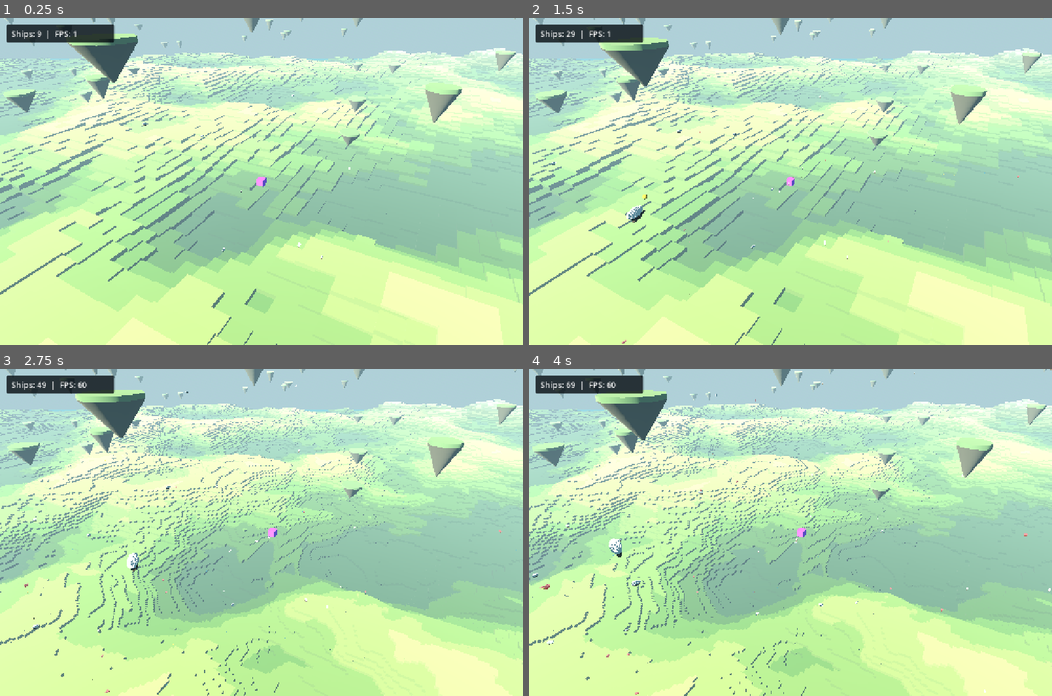
Above: before the commit, frames 1-4 (two rows, left to right).
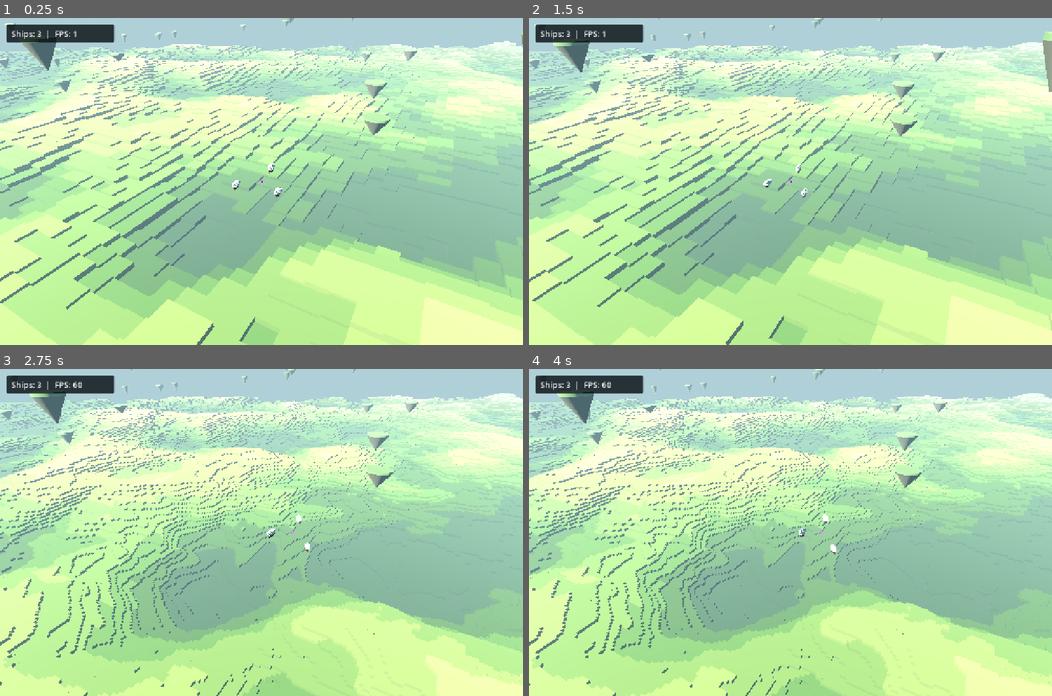
Above: after the commit, the same moments.

Repository: skalibran/skies-of-aerwyth
Game: Godot game, scene res://scenes/world/journey.tscn
The game is run twice, just before and just after one commit, with the same random seed, the same clock (stepped at 60 frames per second) and the same inputs.
Inputs (mouse positions are in pixels of both pictures, inside the frame that each line leads up to):
- Up to frame 1 (0.25 s): no input
- Up to frame 2 (1.5 s): move the mouse to (905, 165) at 0.52 s; tap S (camera_pan_back) at 0.6 s; click (905, 165) at 0.67 s; drag from (685, 197) to (764, 246) at 1.27 s
- Up to frame 3 (2.75 s): move the mouse to (313, 460) at 2.02 s; tap A (camera_pan_left) at 2.1 s; click (313, 460) at 2.17 s
- Up to frame 4 (4 s): drag from (764, 597) to (633, 483) at 2.77 s; move the mouse to (947, 581) at 3.52 s; hold Right mouse button (camera_rotate_hold) from 3.53 s (still down); click (947, 581) at 3.67 s

The runs differ from the first frame. In frame 1, 39% of the frame differs, in the area x 0-100%, y 0-100%; in frame 2, 39%; in frame 3, 38%; in frame 4, 38%.

Commit message:
start tuning

Diff:
--- a/scenes/camera/orbit_camera.tscn
+++ b/scenes/camera/orbit_camera.tscn
@@ -8,7 +8,7 @@
 camera = NodePath("Camera3D")
 
 [node name="Camera3D" type="Camera3D" parent="."]
-position = Vector3(0, 0, 1800)
+position = Vector3(0, 0, 600)
 current = true
 fov = 55.0
 near = 3.0
--- a/scenes/ships/kestrel.tscn
+++ b/scenes/ships/kestrel.tscn
@@ -13,6 +13,13 @@
 height = 31.0
 
 [node name="Kestrel" unique_id=354340340 node_paths=PackedStringArray("mounted_slots", "death_smoke_points") instance=ExtResource("1")]
+maximum_speed = 50.0
+acceleration = 4.0
+braking = 6.0
+climb_speed = 5.0
+yaw_speed_degrees = 12.0
+yaw_acceleration_degrees = 10.0
+lateral_drag = 0.7
 mounted_slots = [NodePath("VisualRoot/LeftSlot"), NodePath("VisualRoot/RightSlot")]
 death_smoke_scene = ExtResource("7")
 death_smoke_points = NodePath("VisualRoot/DeathSmokePoints")
--- a/scenes/world/journey.tscn
+++ b/scenes/world/journey.tscn
@@ -11,7 +11,6 @@
 [ext_resource type="PackedScene" path="res://scenes/terrain/voxel_terrain.tscn" id="9"]
 [ext_resource type="Script" path="res://scripts/world/journey_progress.gd" id="10"]
 [ext_resource type="Script" path="res://scripts/combat/projectile_controller.gd" id="12"]
-[ext_resource type="Script" path="res://scripts/combat/combat_spawner.gd" id="13"]
 [ext_resource type="PackedScene" path="res://scenes/water/water.tscn" id="11"]
 [ext_resource type="Script" path="res://scripts/ships/wreck_controller.gd" id="14"]
 [ext_resource type="PackedScene" path="res://scenes/ui/performance_overlay.tscn" id="15"]
@@ -41,11 +40,11 @@
 
 [sub_resource type="BoxMesh" id="AnchorMesh"]
 material = SubResource("AnchorMaterial")
-size = Vector3(40, 40, 40)
+size = Vector3(4, 4, 4)
 
-[node name="Journey" type="Node3D" node_paths=PackedStringArray("initial_ships", "fleet", "origin", "island_spawner", "camera_rig", "terrain", "water", "progression", "projectiles", "combat_spawner", "wreck_controller")]
+[node name="Journey" type="Node3D" node_paths=PackedStringArray("initial_ships", "fleet", "origin", "island_spawner", "camera_rig", "terrain", "water", "progression", "projectiles", "wreck_controller")]
 script = ExtResource("1")
-initial_ships = Array[NodePath]([NodePath("Ships/Ship1"), NodePath("Ships/Ship2"), NodePath("Ships/Ship3"), NodePath("Ships/Ship4"), NodePath("Ships/Ship5"), NodePath("Ships/Ship6"), NodePath("Ships/Ship7"), NodePath("Ships/Ship8"), NodePath("Ships/Ship9")])
+initial_ships = Array[NodePath]([NodePath("Ships/Ship1"), NodePath("Ships/Ship2"), NodePath("Ships/Ship3")])
 fleet = NodePath("FleetController")
 origin = NodePath("FloatingOrigin")
 island_spawner = NodePath("IslandSpawner")
@@ -54,7 +53,6 @@
 water = NodePath("Water")
 progression = NodePath("Progression")
 projectiles = NodePath("Projectiles")
-combat_spawner = NodePath("CombatSpawner")
 wreck_controller = NodePath("WreckController")
 
 [node name="Projectiles" type="Node3D" parent="."]
@@ -64,10 +62,6 @@
 script = ExtResource("14")
 terrain = NodePath("../VoxelTerrain")
 origin = NodePath("../FloatingOrigin")
-
-[node name="CombatSpawner" type="Node" parent="."]
-script = ExtResource("13")
-ship_scene = ExtResource("2")
 
 [node name="VoxelTerrain" parent="." node_paths=PackedStringArray("origin", "progression") instance=ExtResource("9")]
 origin = NodePath("../FloatingOrigin")
@@ -107,6 +101,11 @@
 script = ExtResource("3")
 anchor = NodePath("../FleetAnchor")
 average_focus = NodePath("../FleetAverage")
+formation_extent = Vector3(120, 60, 120)
+wander_step_radius = 40.0
+wander_speed = 8.0
+cruise_speed = 25.0
+acceleration = 3.0
 
 [node name="FloatingOrigin" type="Node" parent="."]
 script = ExtResource("4")
@@ -115,40 +114,16 @@
 position = Vector3(0, 3800, 0)
 
 [node name="Ship1" parent="Ships" instance=ExtResource("2")]
-position = Vector3(-400, -400, -400)
+position = Vector3(-45, -10, 20)
 entity_id = 1
 
 [node name="Ship2" parent="Ships" instance=ExtResource("2")]
-position = Vector3(0, 400, -400)
+position = Vector3(0, 10, -40)
 entity_id = 2
 
 [node name="Ship3" parent="Ships" instance=ExtResource("2")]
-position = Vector3(400, 0, -400)
+position = Vector3(45, 0, 20)
 entity_id = 3
-
-[node name="Ship4" parent="Ships" instance=ExtResource("2")]
-position = Vector3(-400, 200, 0)
-entity_id = 4
-
-[node name="Ship5" parent="Ships" instance=ExtResource("2")]
-position = Vector3(0, 0, 0)
-entity_id = 5
-
-[node name="Ship6" parent="Ships" instance=ExtResource("2")]
-position = Vector3(400, -400, 0)
-entity_id = 6
-
-[node name="Ship7" parent="Ships" instance=ExtResource("2")]
-position = Vector3(-400, 400, 400)
-entity_id = 7
-
-[node name="Ship8" parent="Ships" instance=ExtResource("2")]
-position = Vector3(0, -200, 400)
-entity_id = 8
-
-[node name="Ship9" parent="Ships" instance=ExtResource("2")]
-position = Vector3(400, 0, 400)
-entity_id = 9
 
 [node name="Islands" type="Node3D" parent="."]
 
--- a/scripts/camera/fleet_camera.gd
+++ b/scripts/camera/fleet_camera.gd
@@ -5,11 +5,11 @@
 
 @export var camera: Camera3D
 @export var fleet: FleetController
-@export_range(100.0, 12000.0) var orbit_distance: float = 1800.0
+@export_range(100.0, 12000.0) var orbit_distance: float = 600.0
 @export_range(50.0, 500.0) var minimum_orbit_distance: float = 100.0
 @export_range(500.0, 20000.0) var maximum_orbit_distance: float = 12000.0
-@export_range(10.0, 1000.0) var zoom_step: float = 200.0
-@export_range(10.0, 5000.0) var zoom_speed: float = 1200.0
+@export_range(10.0, 1000.0) var zoom_step: float = 25.0
+@export_range(10.0, 5000.0) var zoom_speed: float = 300.0
 @export_range(1.0, 10.0) var sprint_multiplier: float = 3.0
 @export_range(800.0, 20000.0) var viewing_radius: float = 9000.0
 @export_range(10.0, 5000.0) var pan_speed: float = 1000.0
--- a/scripts/fleet/fleet_controller.gd
+++ b/scripts/fleet/fleet_controller.gd
@@ -7,6 +7,8 @@
 ## X starts inward combat steering and ends regrouping; Y breaks off pursuit.
 @export var combat_radii := Vector2(1800.0, 2600.0)
 @export_range(30.0, 400.0) var wander_step_radius: float = 160.0
+## Maximum travel correction relative to the moving anchor, in meters per second.
+@export_range(1.0, 100.0) var wander_speed: float = 30.0
 @export_range(1.0, 300.0) var cruise_speed: float = 90.0
 @export_range(1.0, 100.0) var acceleration: float = 15.0
 @export_range(0.0, 1000.0) var comfortable_gap: float = 80.0
@@ -71,4 +73,5 @@
 
 func _initialize_travel(ship: Airship) -> void:
 	assert(formation_extent.x > 0.0 and formation_extent.y > 0.0 and formation_extent.z > 0.0)
+	ship.travel.correction_speed = wander_speed
 	ship.travel.initialize(ship.global_position - anchor.global_position, ship.entity_id * 104729, formation_extent, wander_step_radius)
--- a/scripts/tools/check_combat.gd
+++ b/scripts/tools/check_combat.gd
@@ -161,7 +161,7 @@
 	_check(player.maximum_health == 500 and player.current_health == 500 and enemy.current_health == 500, "Both factions start with 500 health.")
 	await physics_frame
 	_check(Factions.are_hostile(player.faction, enemy.faction) and not Factions.are_hostile(player.faction, &"visitors"), "String factions share one hostility rule.")
-	_check(player.mounted_slots.size() == 2 and player.maximum_speed == 180 and is_equal_approx(player.hull_radius, 10.5), "Kestrel retains flight tuning and two mounts with its fitted model collider.")
+	_check(player.mounted_slots.size() == 2 and player.maximum_speed == 50 and is_equal_approx(player.hull_radius, 10.5), "Kestrel uses its authored flight tuning and two mounts with its fitted model collider.")
 	_check(player.preferred_combat_positions == PackedStringArray(["front_left", "left_back", "back", "back_right", "right", "front_right"]), "Kestrel preserves the specified enabled bearings.")
 	var left := player.mounted_slots[0]
 	var right := player.mounted_slots[1]
@@ -392,6 +392,10 @@
 func _check_journey() -> void:
 	var journey := JOURNEY.instantiate() as Journey
 	root.add_child(journey)
+	var spawner := CombatSpawner.new()
+	spawner.ship_scene = KESTREL
+	journey.add_child(spawner)
+	var starting_players := journey.ships.size()
 	journey.set_physics_process(false)
 	var stationary := journey.ships[0]
 	stationary.linear_velocity = Vector3.FORWARD * 100.0
@@ -411,6 +415,7 @@
 	for tick in range(180 * _rate):
 		await physics_frame
 		var start := Time.get_ticks_usec()
+		spawner.step(_delta, journey)
 		journey.step_simulation(_delta)
 		timings.append(float(Time.get_ticks_usec() - start) / 1000.0)
 		var enemies: int = 0
@@ -436,9 +441,9 @@
 					if Vector2(offset.x, offset.z).length_squared() <= radius * radius:
 						_check(island in candidates, "Spatial island filtering retains every potentially relevant obstacle through travel and rebasing.")
 		if tick == _rate - 2:
-			_check(enemies == 0 and players == 9, "First batch waits one second and retains the nine starting player ships.")
+			_check(enemies == 0 and players == starting_players, "The opt-in fixture waits one second before adding ships to the starting fleet.")
 		if tick == _rate:
-			_check(enemies == 10 and players == 19, "Each scheduled batch adds ten ships to each faction.")
+			_check(enemies == 10 and players == starting_players + 10, "Each scheduled fixture batch adds ten ships to each faction.")
 		if tick == 20 * _rate:
 			_check(journey.projectiles.fired_count > 0, "Both fleets close and begin firing.")
 		if tick == 30 * _rate:
@@ -452,8 +457,8 @@
 			journey.camera_rig.focus_fleet()
 			journey.camera_rig.zoom(2200.0 - journey.camera_rig.camera.position.z)
 	_check(journey.projectiles.damaging_hits > 0 and journey.destroyed_count > 0, "Combat causes damage and retires destroyed ships into falling wrecks.")
-	_check(journey.combat_spawner.batches == 180, "Spawner continues on one-second cadence.")
-	_check(maximum_players > 9 and maximum_enemies > 0, "Both combat populations receive reinforcements despite ongoing casualties; controlled batches below verify the caps.")
+	_check(spawner.batches == 180, "Spawner continues on one-second cadence.")
+	_check(maximum_players > starting_players and maximum_enemies > 0, "Both combat populations receive reinforcements despite ongoing casualties; controlled batches below verify the caps.")
 	_check(maximum_anchor_distance < 4500.0 and maximum_mean_distance < 1800.0, "Three minutes of full-fleet combat stay near the anchor with room for turns and island detours.")
 	if _visual:
 		journey.camera_rig.focus_fleet()
@@ -465,28 +470,28 @@
 	var demo_result := {"seconds": 180, "shots": journey.projectiles.fired_count, "damage_hits": journey.projectiles.damag …(347 unchanged characters)…
 	demo_result["max_observed_speed"] = maximum_speed
 	# Cap, partial refill, retargeting, and empty-fleet behavior use controlled state.
-	journey.combat_spawner.enabled = false
+	spawner.enabled = false
 	for ship in journey.ships.duplicate():
 		journey.unregister_ship(ship)
 		ship.queue_free()
 	journey.projectiles.clear()
 	await process_frame
-	journey.combat_spawner.enabled = true
-	journey.combat_spawner.spawn_radius = Vector2(1500, 2800)
+	spawner.enabled = true
+	spawner.spawn_radius = Vector2(1500, 2800)
 	journey.fleet.average_focus.global_position = journey.fleet.anchor.global_position + Vector3(10000, 1000, 10000)
 	for batch in range(10):
 		await physics_frame
 		if batch == 5:
 			journey.origin.shift_segments(-1)
-		journey.combat_spawner.step(1, journey)
+		spawner.step(1, journey)
 	_check(_faction_count(journey, Factions.PLAYER) == 100 and _faction_count(journey, Factions.ENEMY) == 100, "Ten unobstructed batches fill both faction caps.")
 	for ship in journey.ships:
 		var offset := ship.global_position - journey.fleet.anchor.global_position
 		var radius := Vector2(offset.x, offset.z).length()
-		_check(radius >= 1499.9 and radius <= 2800.1 and absf(offset.y) <= journey.combat_spawner.altitude_spread + 0.1, "Both factions respect the authored anchor-relative spawn region despite a displaced fleet average and rebasing.")
-	var spawned := journey.combat_spawner.spawned_count
-	journey.combat_spawner.step(10, journey)
-	_check(journey.combat_spawner.spawned_count == spawned, "Capped batches do not accumulate spawns.")
+		_check(radius >= 1499.9 and radius <= 2800.1 and absf(offset.y) <= spawner.altitude_spread + 0.1, "Both factions respect the authored anchor-relative spawn region despite a displaced fleet average and rebasing.")
+	var spawned := spawner.spawned_count
+	spawner.step(10, journey)
+	_check(spawner.spawned_count == spawned, "Capped batches do not accumulate spawns.")
 	var removed_players: int = 0
 	var removed_enemies: int = 0
 	for ship in journey.ships:
@@ -501,11 +506,11 @@
 	await process_frame
 	_check(journey.ships.size() == 188 and journey.camera_rig.mode == FleetCamera.Mode.FLEET, "Death removes membership and restores camera focus without immediate replenishment.")
 	await physics_frame
-	journey.combat_spawner.step(1, journey)
-	_check(_faction_count(journey, Factions.PLAYER) == 100 and _faction_count(journey, Factions.ENEMY) == 99 and journey.combat_spawner.spawned_count == spawned + 11, "Each faction refills at most ten ships without exceeding its own capacity.")
-	await physics_frame
-	journey.combat_spawner.step(1, journey)
-	_check(journey.ships.size() == 200 and journey.combat_spawner.spawned_count == spawned + 12, "The following second restores the remaining enemy vacancy.")
+	spawner.step(1, journey)
+	_check(_faction_count(journey, Factions.PLAYER) == 100 and _faction_count(journey, Factions.ENEMY) == 99 and spawner.spawned_count == spawned + 11, "Each faction refills at most ten ships without exceeding its own capacity.")
+	await physics_frame
+	spawner.step(1, journey)
+	_check(journey.ships.size() == 200 and spawner.spawned_count == spawned + 12, "The following second restores the remaining enemy vacancy.")
 	var ids: Dictionary[int, bool] = {}
 	for ship in journey.ships:
 		_check(not ids.has(ship.entity_id), "Spawned ships have unique IDs.")
@@ -523,14 +528,14 @@
 	blocked_ship.take_damage(blocked_ship.maximum_health, Factions.ENEMY if blocked_ship.faction == Factions.PLAYER else Factions.PLAYER)
 	journey.step_simulation(0)
 	await physics_frame
-	journey.combat_spawner.step(1, journey)
+	spawner.step(1, journey)
 	_check(journey.ships.size() == 199, "Blocked placement exhausts bounded attempts without overlapping a collider.")
 	blocker.queue_free()
 	await process_frame
 	await physics_frame
-	journey.combat_spawner.step(1, journey)
+	spawner.step(1, journey)
 	_check(journey.ships.size() == 200, "Placement retries on a later scheduled batch.")
-	journey.combat_spawner.enabled = false
+	spawner.enabled = false
 	for ship in journey.ships:
 		if ship.faction == Factions.PLAYER:
 			ship.take_damage(ship.maximum_health, Factions.ENEMY)
--- a/scripts/tools/check_combat_scale.gd
+++ b/scripts/tools/check_combat_scale.gd
@@ -48,7 +48,6 @@
 	root.add_child(_journey)
 	_journey.set_physics_process(false)
 	_journey.profile_steps = true
-	_journey.combat_spawner.enabled = false
 	_build_fleets()
 	var debug := _journey.get_node("FleetAnchor/NavigationDebug") as ShipNavigationDebug
 	debug.enabled = false
@@ -126,6 +125,9 @@
 
 
 func _build_fleets() -> void:
+	# Preserve the benchmark's large-fleet volume independently of starter tuning.
+	_journey.fleet.formation_extent = Vector3(1800, 1200, 1800)
+	_journey.fleet.wander_step_radius = 160.0
 	for ship in _journey.ships.duplicate():
 		_journey.unregister_ship(ship)
 		ship.queue_free()
--- a/scripts/tools/check_combat_targeting.gd
+++ b/scripts/tools/check_combat_targeting.gd
@@ -310,7 +310,6 @@
 		var journey := JOURNEY.instantiate() as Journey
 		root.add_child(journey)
 		journey.set_physics_process(false)
-		journey.combat_spawner.enabled = false
 		for ship in journey.ships:
 			ship.freeze = true
 		var player := journey.ships[0]
@@ -357,7 +356,7 @@
 			else:
 				enemy.queue_free()
 			await process_frame
-			_check(journey.ships.size() == 9 and not player.combat.has_target() and weapon.firing_target == null, "Death, explicit unregistering, and external deletion clear registry, pursuit, and firing references.")
+			_check(journey.ships.size() == 3 and not player.combat.has_target() and weapon.firing_target == null, "Death, explicit unregistering, and external deletion clear registry, pursuit, and firing references.")
 			_check(weapon._shortlist.is_empty() and journey.combat_perception.weapon_candidates(player).is_empty(), "Removed targets cannot survive in shortlist or query caches.")
 			_check(slot.assign_equipment(slot.equipment_scene), "A mounted weapon can be replaced after target cleanup.")
 			await process_frame
--- a/scripts/tools/check_fleet_scale.gd
+++ b/scripts/tools/check_fleet_scale.gd
@@ -115,6 +115,12 @@
 
 
 func _build_fleet() -> void:
+	# Preserve the generic-hull benchmark's volume and pace independently of starter tuning.
+	_journey.fleet.formation_extent = Vector3(1800, 1200, 1800)
+	_journey.fleet.wander_step_radius = 160.0
+	_journey.fleet.wander_speed = 30.0
+	_journey.fleet.cruise_speed = 90.0
+	_journey.fleet.acceleration = 15.0
 	for ship in _journey.ships.duplicate():
 		_journey.unregister_ship(ship)
 		ship.queue_free()
@@ -162,7 +168,7 @@
 
 
 func _rebuild_starting_scenery() -> void:
-	# Startup clearance must use the replacement fleet's positions, not the nine
+	# Startup clearance must use the replacement fleet's positions, not the three
 	# ships in the authored scene that were present during Journey._ready().
 	var spawner := _journey.island_spawner
 	for island in spawner.obstacles:
--- a/scripts/tools/check_movement.gd
+++ b/scripts/tools/check_movement.gd
@@ -18,10 +18,11 @@
 func _run() -> void:
 	_check_coordinates()
 	_journey = JOURNEY_SCENE.instantiate() as Journey
-	_journey.combat_enabled = false
 	root.add_child(_journey)
 	await _frames(3 * _rate)
-	_check(_journey.ships.size() == 9, "The authored fleet has nine ships.")
+	_check(_journey.ships.size() == 3 and _journey.fleet.members.size() == 3, "Normal play retains exactly three friendly Kestrels without automatic reinforcements.")
+	_check(_journey.projectiles.fired_count == 0, "The starting fleet has no hostile encounter or automatic enemy spawns.")
+	_journey.combat_enabled = false
 	_check(_journey.fleet.anchor.position.z < -10.0, "The fleet makes forward progress.")
 	_check_initial_surroundings()
 	await _capture("fleet")
@@ -44,7 +45,7 @@
 	else:
 		var rig := _journey.camera_rig
 		var saved_distance := rig.orbit_distance
-		rig.follow_ship(_journey.ships[4])
+		rig.follow_ship(_journey.ships[1])
 		rig.zoom(200.0 - rig.camera.position.z)
 		await _frames(2)
 		await _capture("zoomed")
@@ -90,7 +91,7 @@
 
 func _check_camera() -> void:
 	var rig := _journey.camera_rig
-	var ship := _journey.ships[4]
+	var ship := _journey.ships[1]
 	# Exercise the same click path as real input after physics has synchronized.
 	var pixel := rig.camera.unproject_position(ship.global_position)
 	Input.warp_mouse(pixel)
@@ -176,7 +177,7 @@
 	rig.set_process(false)
 	for track_ship in [false, true]:
 		if track_ship:
-			rig.follow_ship(_journey.ships[4])
+			rig.follow_ship(_journey.ships[1])
 		else:
 			rig.focus_fleet()
 		var before := rig.camera.global_transform
@@ -290,7 +291,7 @@
 		rig.orbit_distance = rig.maximum_orbit_distance
 		rig.focus_fleet()
 		if camera_mode == FleetCamera.Mode.SHIP:
-			rig.follow_ship(_journey.ships[4])
+			rig.follow_ship(_journey.ships[1])
 		elif camera_mode == FleetCamera.Mode.FREE:
 			rig.pan(Vector3.RIGHT * rig.viewing_radius * 3.0)
 		rig._process(0.0)
@@ -326,7 +327,7 @@
 	var initial_distance := rig.orbit_distance
 	for track_ship in [false, true]:
 		if track_ship:
-			rig.follow_ship(_journey.ships[4])
+			rig.follow_ship(_journey.ships[1])
 		else:
 			rig.focus_fleet()
 		var original_mode := rig.mode
@@ -496,8 +497,10 @@
 
 func _check_long_travel() -> void:
 	var first_goal := _journey.ships[0].travel.goals_reached
+	# Cover two origin segments at the authored cruise speed, including slowdown margin.
+	var batch_seconds := ceili(2.0 * 10240.0 * 1.2 / _journey.fleet.cruise_speed / 12.0)
 	for batch in range(12):
-		await _frames(20 * _rate)
+		await _frames(batch_seconds * _rate)
 		for ship in _journey.ships:
 			_check(ship.global_position.is_finite() and ship.linear_velocity.is_finite(), "Ship positions and velocities stay finite.")
 			_check(absf(ship.visual_root.rotation.x) <= deg_to_rad(ship.pitch_limit_degrees) + 0.001, "Pitch remains bounded.")
@@ -523,12 +526,12 @@
 	_freeze_fixture(true)
 	var fleet := _journey.fleet
 	fleet.anchor.position.z -= 600.0
-	for tick in range(4 * _rate):
+	for tick in range(ceili(fleet.cruise_speed / fleet.acceleration + 1.0) * _rate):
 		fleet.advance(_delta)
 	_check(fleet.speed < fleet.cruise_speed * 0.5, "The anchor slows when the fleet is held behind.")
 	var gap := fleet.anchor.position.distance_to(fleet.average_position)
 	_freeze_fixture(false)
-	await _frames(40 * _rate)
+	await _frames(ceili(gap / fleet.wander_speed + 10.0) * _rate)
 	_check(fleet.anchor.position.distance_to(fleet.average_position) < gap * 0.6, "Ships recover after being held behind.")
 	_check(fleet.speed > fleet.cruise_speed * 0.8, "The anchor recovers cruising speed.")
 
--- a/scripts/tools/check_ship_flight.gd
+++ b/scripts/tools/check_ship_flight.gd
@@ -130,13 +130,15 @@
 		for displacement in [Vector3(3400, 0, 0), Vector3(0, 3000, 0)]:
 			ship = _ship(KESTREL, faction)
 			ship.position = displacement
-			ship.linear_velocity = displacement.normalized() * 120.0
+			var recovery_speed := ship.climb_speed if displacement.y > 0.0 else ship.maximum_speed
+			ship.linear_velocity = displacement.normalized() * recovery_speed * (2.0 / 3.0)
 			ship.rotation.y = -PI * 0.5
-			_fleet.velocity = Vector3.FORWARD * 40.0
+			_fleet.velocity = Vector3.FORWARD * ship.maximum_speed * 0.5
 			var resumed := false
 			var peak_distance: float = displacement.length()
 			var anchor_distance: float = 0.0
-			for tick in range(80 * _rate):
+			var recovery_seconds := ceili((displacement.length() - _fleet.combat_radii.x) / recovery_speed + 60.0)
+			for tick in range(recovery_seconds * _rate):
 				await physics_frame
 				_fleet.anchor.position += _fleet.velocity * _delta
 				ship.combat.prepare(_delta, ship, [ship], _fleet)
@@ -179,14 +181,15 @@
 	var aligned_ticks: int = 0
 	var moving_ticks: int = 0
 	var nearest: float = INF
-	for tick in range(40 * _rate):
+	var encounter_seconds := ceili(1500.0 / ship.maximum_speed + 30.0)
+	for tick in range(encounter_seconds * _rate):
 		await physics_frame
 		ship.combat_engaged = ship.combat.prepare(_delta, ship, vessels, _fleet)
 		ship.apply_movement_forces(_delta, Vector3.ZERO, [])
 		had_approach = had_approach or not ship.combat.passing
 		had_pass = had_pass or ship.combat.passing
 		nearest = minf(nearest, ship.global_position.distance_to(target.global_position))
-		if ship.linear_velocity.length() > 30.0:
+		if ship.linear_velocity.length() > ship.maximum_speed / 6.0:
 			moving_ticks += 1
 			if (ship.global_basis * ShipFlight.primary_axis(ship)).dot(ship.linear_velocity.normalized()) > cos(deg_to_rad(25.0)):
 				aligned_ticks += 1
--- a/scripts/combat/combat_spawner.gd
+++ b/scripts/tools/combat_spawner.gd
@@ -1,6 +1,7 @@
 class_name CombatSpawner
 extends Node
 
+## Opt-in encounter fixture. The playable Journey never creates or steps this node.
 const FACTIONS: Array[StringName] = [Factions.PLAYER, Factions.ENEMY]
 
 @export var ship_scene: PackedScene
--- a/scripts/world/journey.gd
+++ b/scripts/world/journey.gd
@@ -12,7 +12,6 @@
 @export var water: WaterSurface
 @export var progression: JourneyProgress
 @export var projectiles: ProjectileController
-@export var combat_spawner: CombatSpawner
 @export var wreck_controller: WreckController
 @export var combat_enabled: bool = true
 
@@ -94,8 +93,6 @@
 		# Refresh registries without submitting forces or firing ready weapons.
 		fleet.advance(0.0)
 		return
-	if combat_enabled:
-		combat_spawner.step(delta, self)
 	_snapshot_ships()
 	fleet.advance(delta)
 	if combat_enabled:
Not shown: 1 places in scenes/world/journey.tscn that only renumber resources
Renamed: scripts/combat/combat_spawner.gd.uid -> scripts/tools/combat_spawner.gd.uid
Not shown, changed: src/docs/todo/todo-combat.txt
Not shown, changed: AGENTS.md
Not shown, changed: src/docs/combat.md
Not shown, changed: src/docs/combat_review.md
Not shown, changed: src/docs/game_design_document.md
Not shown, changed: src/docs/movement.md
